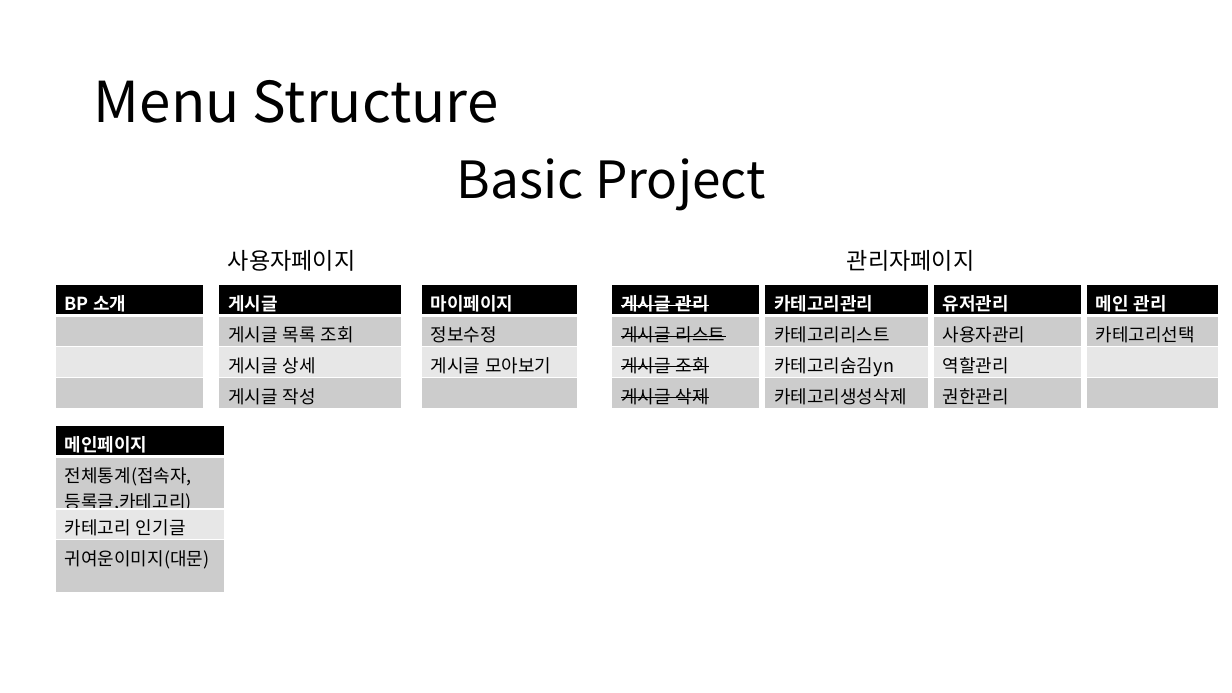
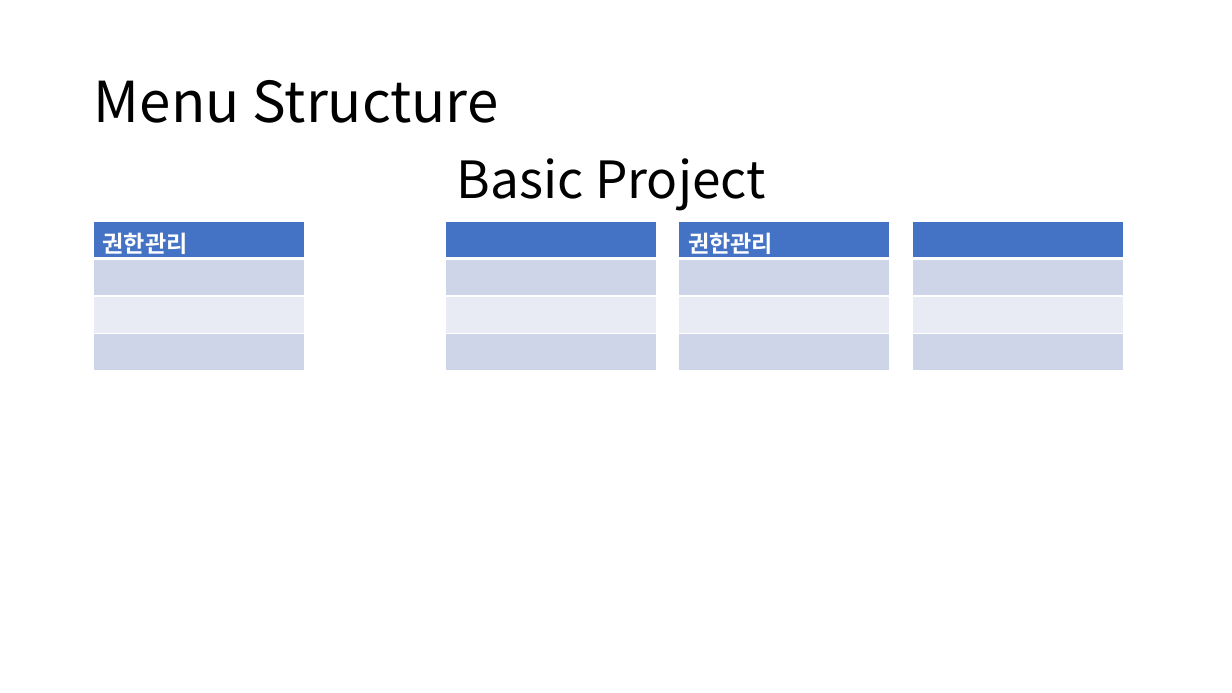
Before and after one commit to MyungsunLee/Basic, a slide deck: slide 4 of Basic Project.pptx. Drawn at 1232x693 pixels with LibreOffice and Linux fonts; fonts in the diff are those of the drawing. Boxes give left, top, right and bottom in pixels: in the first picture for what was removed or moved away, otherwise in the second. Text is boxed around its words. In the diff, an @@ line names an element or a change of style, - is before the commit and + after.

Commit message:
화면설계서 추가수정

```diff
--- a/Basic Project.pptx
+++ b/Basic Project.pptx
@@ table added at (93,221,304,371), 4 rows, 1 columns @@
+권한관리
+
+
+
@@ table added at (445,221,656,371), 4 rows, 1 columns @@
+
+
+
+
@@ table added at (679,221,890,371), 4 rows, 1 columns @@
+권한관리
+
+
+
@@ table added at (912,221,1123,371), 4 rows, 1 columns @@
+
+
+
+
@@ text removed at (228,250,356,271) @@
-사용자페이지
@@ text removed at (847,250,975,271) @@
-관리자페이지
@@ table removed at (55,285,203,408), 4 rows, 1 columns @@
-BP 소개
-
-
-
@@ table removed at (219,285,402,409), 4 rows, 1 columns @@
-게시글
-게시글 목록 조회
-게시글 상세
-게시글 작성
@@ table removed at (421,285,578,408), 4 rows, 1 columns @@
-마이페이지
-정보수정
-게시글 모아보기
-
@@ table removed at (612,285,760,409), 4 rows, 1 columns @@
-게시글 관리
-게시글 리스트
-게시글 조회
-게시글 삭제
@@ table removed at (765,285,929,409), 4 rows, 1 columns @@
-카테고리관리
-카테고리리스트
-카테고리숨김yn
-카테고리생성삭제
@@ table removed at (933,285,1081,409), 4 rows, 1 columns @@
-유저관리
-사용자관리
-역할관리
-권한관리
@@ table removed at (1087,285,1219,408), 4 rows, 1 columns @@
-메인 관리
-카테고리선택
-
-
@@ table removed at (55,426,225,573), 4 rows, 1 columns @@
-메인페이지
-전체통계(접속자,등록글,카테고리)
-카테고리 인기글
-귀여운이미지(대문)
```
Also in this commit, not shown: 8 slides added, 2 slides removed, 2 other files.
